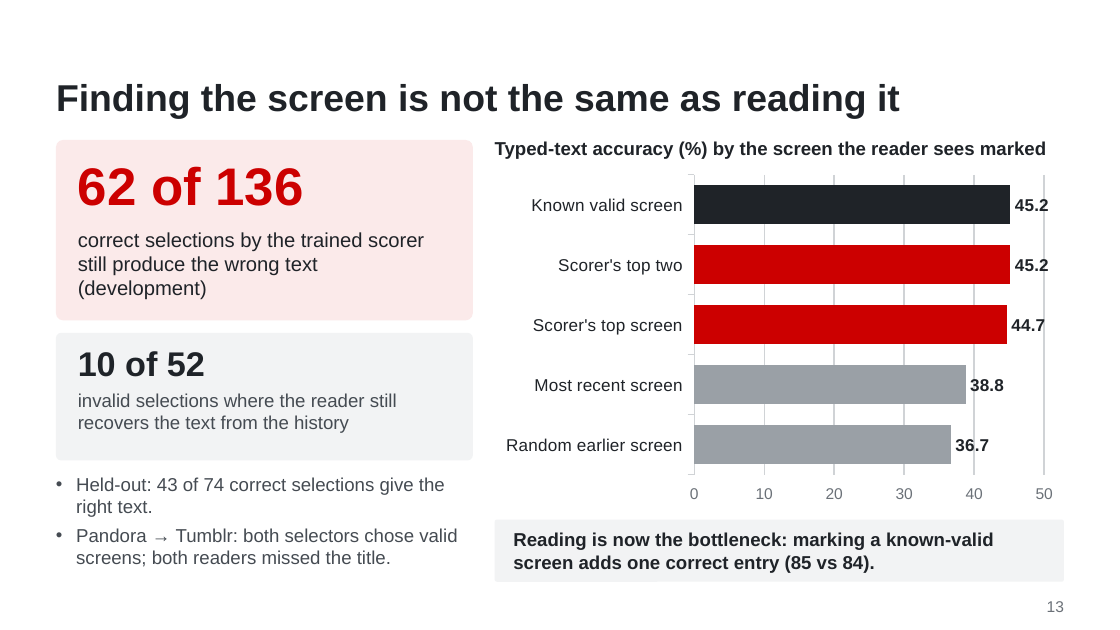
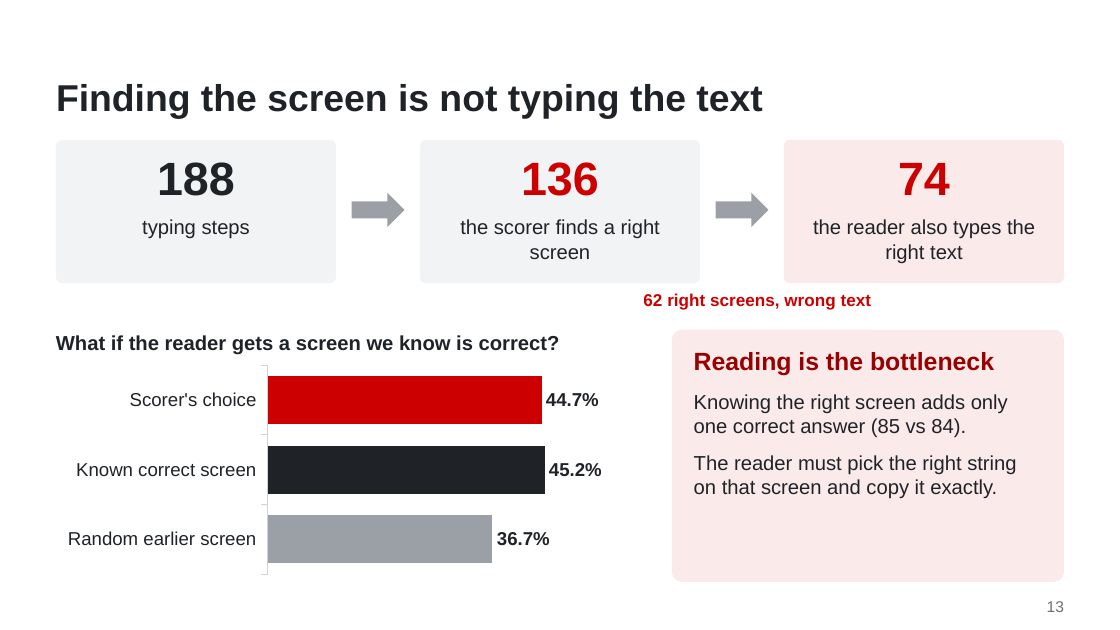
Before and after one commit to WMSlalalala/verifier-supervised-lookback, a slide deck: slide 13 of doc/Slides.pptx. Drawn at 1120x630 pixels with LibreOffice and Linux fonts; fonts in the diff are those of the drawing; background and template pictures are left out. Boxes give left, top, right and bottom in pixels: in the first picture for what was removed or moved away, otherwise in the second. Text is boxed around its words. In the diff, an @@ line names an element or a change of style, - is before the commit and + after.

```diff
--- a/doc/Slides.pptx
+++ b/doc/Slides.pptx
@@ title at <box>56,84,762,119</box>: text changed @@
-Finding the screen is not the same as reading it
+Finding the screen is not typing the text
@@ rounded rectangle: place and size @@
-rounded rectangle at <box>56,140,473,320</box>
+rounded rectangle at <box>56,140,336,283</box>
@@ rounded rectangle at <box>56,140,336,283</box>: fill #FBEAEA to #F2F3F4 @@
@@ rounded rectangle added at <box>420,140,700,283</box>, fill #F2F3F4 @@
@@ text removed at <box>495,141,1046,159</box> @@
-Typed-text accuracy (%) by the screen the reader sees marked
@@ rounded rectangle added at <box>784,140,1064,283</box>, fill #FBEAEA @@
@@ text at <box>157,162,235,196</box>: text changed; size 34 to 30 pt; text colour #CC0000 to #1F2328 @@
-62 of 136
+188
@@ bar chart removed at <box>495,168,1064,511</box> @@
-categories: Random earlier screen, Most recent screen, Scorer's top screen, Scorer's top two, Known valid screen
-Series 1: 36.7, 38.8, 44.7, 45.2, 45.2
@@ text added at <box>521,162,599,196</box>, 30 pt, text #CC0000, bold @@
+136
@@ text added at <box>898,163,950,195</box>, 30 pt, text #CC0000, bold @@
+74
@@ right arrow added at <box>352,193,404,227</box>, fill #9AA0A6 @@
@@ right arrow added at <box>716,193,768,227</box>, fill #9AA0A6 @@
@@ text at <box>142,219,250,239</box>: text changed @@
-correct selections by the trained scorer still produce the wrong text (development)
+typing steps
@@ text at <box>460,219,660,259</box>: text changed; size 12 to 13 pt; text colour #454B52 to #1F2328 @@
-• Held-out: 43 of 74 correct selections give the right text.
-• Pandora → Tumblr: both selectors chose valid screens; both readers missed the title.
+the scorer finds a right screen
@@ text "the reader also types the ..." at <box>813,219,1035,263</box>: vertical alignment middle to top @@
@@ text at <box>813,219,1035,263</box>: text changed; size 12 to 13 pt; bold off @@
-Reading is now the bottleneck: marking a known-valid screen adds one correct entry (85 vs 84).
+the reader also types the right text
@@ text added at <box>643,293,871,310</box>, 11 pt, text #CC0000, bold @@
+62 right screens, wrong text
@@ rounded rectangle added at <box>672,329,1064,581</box>, fill #FBEAEA @@
@@ rounded rectangle removed at <box>56,333,473,460</box> @@
@@ text added at <box>56,335,560,355</box>, 13 pt, text #1F2328, bold @@
+What if the reader gets a screen we know is correct?
@@ text removed at <box>78,351,205,377</box> @@
-10 of 52
@@ text added at <box>694,352,994,376</box>, 16 pt, text #990000, bold @@
+Reading is the bottleneck
@@ bar chart added at <box>56,361,647,578</box> @@
+categories: Random earlier screen, Known correct screen, Scorer's choice
+Series 1: 36.7, 45.2, 44.7
@@ text removed at <box>78,393,397,433</box> @@
-invalid selections where the reader still recovers the text from the history
@@ text added at <box>694,394,1016,498</box>, 13 pt, text #1F2328 @@
+Knowing the right screen adds only one correct answer (85 vs 84).
+The reader must pick the right string on that screen and copy it exactly.
@@ rounded rectangle removed at <box>495,520,1064,582</box> @@
```
Also in this commit, not shown: 3 slides added, 3 slides removed, 2 other files.
